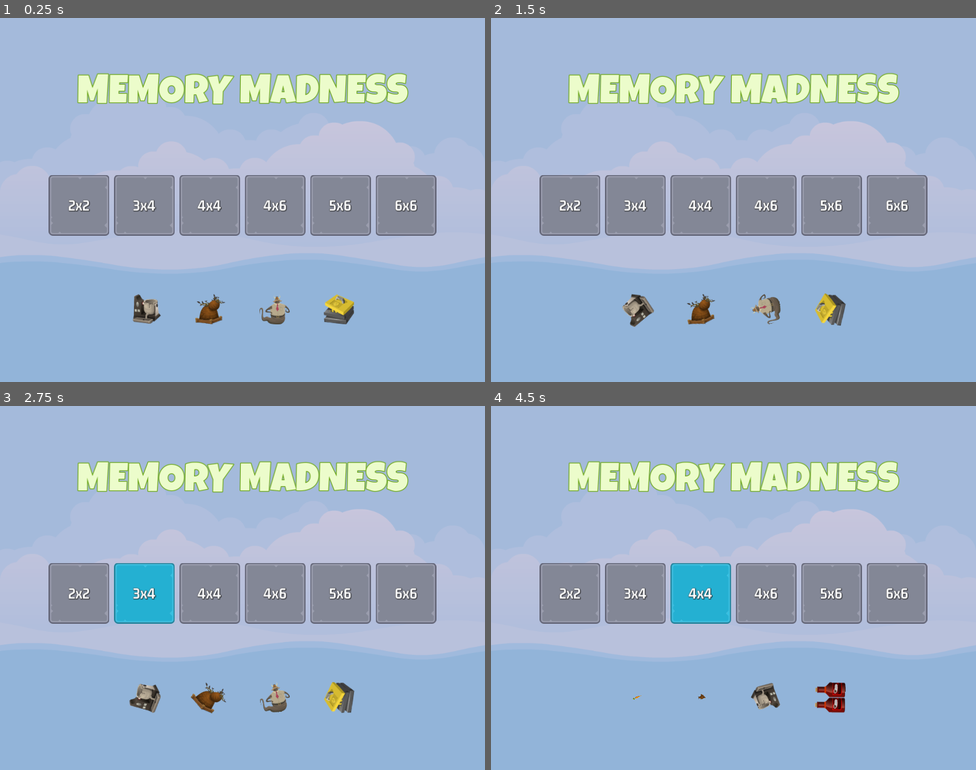
Above: before the commit, frames 1-4 (two rows, left to right).
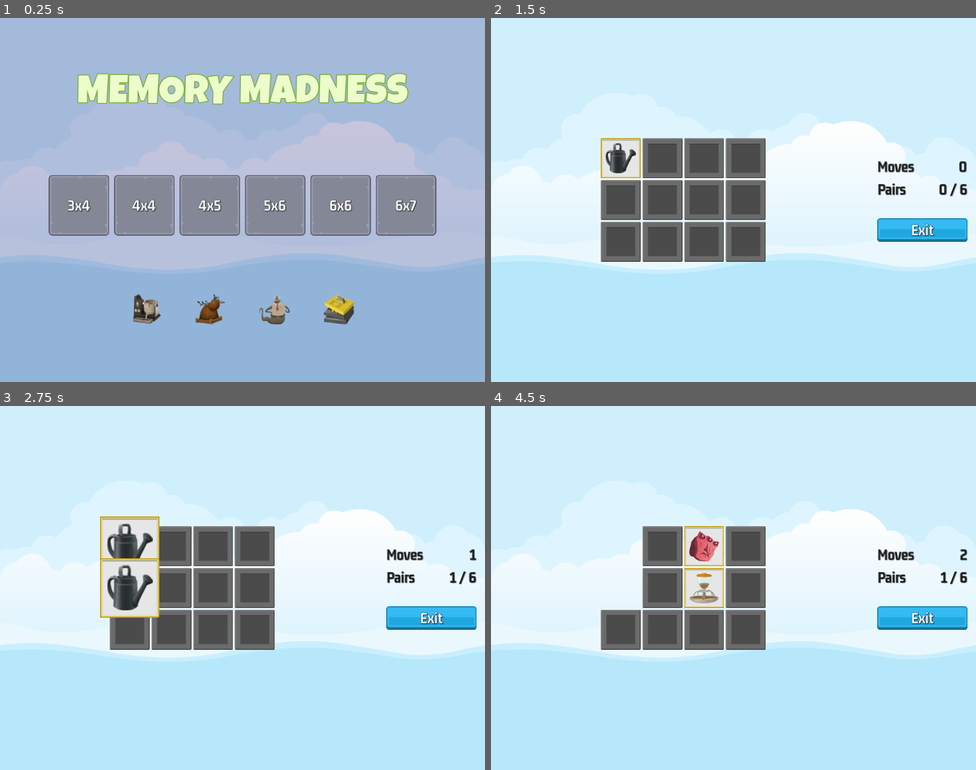
Above: after the commit, the same moments.

Repository: gbelardelli/memory-madness
Game: Godot game, scene res://master_screen/master_screen.tscn
Two runs of this game, one before a commit and one after it. Both use one fixed random seed, a clock stepped at 60 frames per second and the inputs below. Before the commit the project starts from res://master_scene/master_scene.tscn.
Inputs (mouse positions are in pixels of both pictures, inside the frame that each line leads up to):
- Up to frame 1 (0.25 s): no input
- Up to frame 2 (1.5 s): click "2x2" (after the commit: "3x4") at 0.5 s; click (621, 159) at 1.27 s
- Up to frame 3 (2.75 s): click (145, 591) at 2 s, where only the run before the commit has a clickable "3x4"
- Up to frame 4 (4.5 s): click (660, 547) at 2.77 s; click (704, 547) at 3.52 s; click (699, 591) at 4.25 s, where only the run before the commit has a clickable "4x4"

The runs differ from the first frame. In frame 1, 0.5% of the frame differs, in the area x 14-87%, y 50-54%; in frame 2, 99%; in frame 3, 100%; in frame 4, 100%, in the area x 0-100%, y 0-100%.

Commit message:
game logic

Diff:
--- /dev/null
+++ b/assets/GM_32_dark.tres
@@ -0,0 +1,11 @@
+[gd_resource type="LabelSettings" load_steps=2 format=3 uid="uid://d1d20ovs75npp"]
+
+[ext_resource type="FontFile" uid="uid://bpf3xgke5ogl5" path="res://assets/fonts/gemunu-libre-v8-latin-700.ttf" id="1_1sjh0"]
+
+[resource]
+font = ExtResource("1_1sjh0")
+font_size = 32
+font_color = Color(0.109804, 0.109804, 0.109804, 1)
+outline_size = 1
+outline_color = Color(0.117647, 0.117647, 0.117647, 0.545098)
+shadow_color = Color(0, 0, 0, 0.470588)
--- /dev/null
+++ b/game_screen/game_screen.gd
@@ -0,0 +1,39 @@
+extends Control
+
+@export var mem_tile_scene:PackedScene
+
+@onready var sound = $Sound
+@onready var tile_container = $HB/MC1/TileContainer
+@onready var scorer: Scorer = $Scorer
+@onready var moves_label = $HB/MC2/VB/HB/MovesLabel
+@onready var pairs_label = $HB/MC2/VB/HB2/PairsLabel
+
+# Called when the node enters the scene tree for the first time.
+func _ready():
+	SignalManager.on_level_selected.connect(on_level_selected)
+
+
+# Called every frame. 'delta' is the elapsed time since the previous frame.
+func _process(delta):
+	moves_label.text = scorer.get_moves_made_str()
+	pairs_label.text = scorer.get_pairs_made_str()
+
+func add_memory_tile(ii_dict: Dictionary, fi: CompressedTexture2D) -> void:
+	var new_tile = mem_tile_scene.instantiate()
+	tile_container.add_child(new_tile)
+	new_tile.setup(ii_dict,fi)
+
+func on_level_selected(level_num:int):
+	var level_selection = GameManager.get_level_selection(level_num)
+	var frame_image = ImageManager.get_random_frame_image()
+
+	tile_container.columns = level_selection.num_cols
+
+	for ii_dict in level_selection.image_list:
+		add_memory_tile(ii_dict, frame_image)
+
+	scorer.clear_new_game(level_selection.target_pairs)
+
+func _on_exit_button_pressed():
+	SoundManager.play_button_click(sound)
+	SignalManager.on_game_exit_pressed.emit()
--- /dev/null
+++ b/game_screen/game_screen.tscn
@@ -0,0 +1,110 @@
+[gd_scene load_steps=9 format=3 uid="uid://dywopp4o1er17"]
+
+[ext_resource type="LabelSettings" uid="uid://d1d20ovs75npp" path="res://assets/GM_32_dark.tres" id="1_36266"]
+[ext_resource type="Script" path="res://game_screen/game_screen.gd" id="1_d1a1x"]
+[ext_resource type="Texture2D" uid="uid://cqbfrqrsemntd" path="res://assets/ui/blue_button00.png" id="2_adb5w"]
+[ext_resource type="PackedScene" uid="uid://cfmr3bhh8quji" path="res://memory_tile/memory_tile.tscn" id="2_vhqe8"]
+[ext_resource type="Texture2D" uid="uid://cn2dso2lcoorr" path="res://assets/ui/yellow_button00.png" id="3_x10p0"]
+[ext_resource type="Texture2D" uid="uid://bck8oa6r0nqhq" path="res://assets/ui/green_button00.png" id="4_t0dsr"]
+[ext_resource type="LabelSettings" uid="uid://1xos0kg2gbsa" path="res://assets/GM_32_white.tres" id="5_k05xl"]
+[ext_resource type="PackedScene" uid="uid://wfiok7nifp4s" path="res://scorer/scorer.tscn" id="8_3xkfk"]
+
+[node name="GameScreen" type="Control"]
+layout_mode = 3
+anchors_preset = 15
+anchor_right = 1.0
+anchor_bottom = 1.0
+grow_horizontal = 2
+grow_vertical = 2
+script = ExtResource("1_d1a1x")
+mem_tile_scene = ExtResource("2_vhqe8")
+
+[node name="HB" type="HBoxContainer" parent="."]
+layout_mode = 1
+anchors_preset = 15
+anchor_right = 1.0
+anchor_bottom = 1.0
+grow_horizontal = 2
+grow_vertical = 2
+
+[node name="MC1" type="MarginContainer" parent="HB"]
+layout_mode = 2
+size_flags_horizontal = 3
+
+[node name="TileContainer" type="GridContainer" parent="HB/MC1"]
+layout_mode = 2
+size_flags_horizontal = 4
+size_flags_vertical = 4
+
+[node name="MC2" type="MarginContainer" parent="HB"]
+custom_minimum_size = Vector2(200, 0)
+layout_mode = 2
+theme_override_constants/margin_right = 18
+
+[node name="VB" type="VBoxContainer" parent="HB/MC2"]
+layout_mode = 2
+size_flags_vertical = 4
+theme_override_constants/separation = 12
+
+[node name="HB" type="HBoxContainer" parent="HB/MC2/VB"]
+layout_mode = 2
+
+[node name="Label" type="Label" parent="HB/MC2/VB/HB"]
+layout_mode = 2
+size_flags_horizontal = 3
+text = "Moves"
+label_settings = ExtResource("1_36266")
+vertical_alignment = 1
+
+[node name="MovesLabel" type="Label" parent="HB/MC2/VB/HB"]
+layout_mode = 2
+text = "000"
+label_settings = ExtResource("1_36266")
+horizontal_alignment = 2
+vertical_alignment = 1
+
+[node name="HB2" type="HBoxContainer" parent="HB/MC2/VB"]
+layout_mode = 2
+
+[node name="Label" type="Label" parent="HB/MC2/VB/HB2"]
+layout_mode = 2
+size_flags_horizontal = 3
+text = "Pairs"
+label_settings = ExtResource("1_36266")
+vertical_alignment = 1
+
+[node name="PairsLabel" type="Label" parent="HB/MC2/VB/HB2"]
+layout_mode = 2
+text = "0 / 00"
+label_settings = ExtResource("1_36266")
+horizontal_alignment = 2
+vertical_alignment = 1
+
+[node name="Spacer" type="Control" parent="HB/MC2/VB"]
+custom_minimum_size = Vector2(0, 20)
+layout_mode = 2
+
+[node name="ExitButton" type="TextureButton" parent="HB/MC2/VB"]
+layout_mode = 2
+size_flags_horizontal = 4
+texture_normal = ExtResource("2_adb5w")
+texture_pressed = ExtResource("3_x10p0")
+texture_hover = ExtResource("4_t0dsr")
+
+[node name="Label" type="Label" parent="HB/MC2/VB/ExitButton"]
+layout_mode = 1
+anchors_preset = 15
+anchor_right = 1.0
+anchor_bottom = 1.0
+grow_horizontal = 2
+grow_vertical = 2
+text = "Exit"
+label_settings = ExtResource("5_k05xl")
+horizontal_alignment = 1
+vertical_alignment = 1
+
+[node name="Sound" type="AudioStreamPlayer" parent="."]
+
+[node name="Scorer" parent="." instance=ExtResource("8_3xkfk")]
+
+[connection signal="pressed" from="HB/MC2/VB/ExitButton" to="." method="_on_exit_button_pressed"]
--- a/level_button/level_button.gd
+++ b/level_button/level_button.gd
@@ -17,3 +17,4 @@
 
 func _on_pressed():
 	SoundManager.play_button_click(sound)
+	SignalManager.on_level_selected.emit(_level_number)
--- a/master_scene/master_scene.tscn
+++ /dev/null
@@ -1,16 +0,0 @@
-[gd_scene load_steps=3 format=3 uid="uid://dqdy4icef6aew"]
-
-[ext_resource type="Texture2D" uid="uid://cdrnld4x8hubc" path="res://assets/images/backgroundEmpty.png" id="1_tw6wm"]
-[ext_resource type="PackedScene" uid="uid://icrlwnuigp54" path="res://main_screen/main_screen.tscn" id="2_ixls8"]
-
-[node name="MasterScene" type="CanvasLayer"]
-
-[node name="TextureRect" type="TextureRect" parent="."]
-anchors_preset = 15
-anchor_right = 1.0
-anchor_bottom = 1.0
-grow_horizontal = 2
-grow_vertical = 2
-texture = ExtResource("1_tw6wm")
-
-[node name="MainScreen" parent="." instance=ExtResource("2_ixls8")]
--- /dev/null
+++ b/master_screen/master_screen.gd
@@ -0,0 +1,24 @@
+extends CanvasLayer
+
+@onready var main_screen = $MainScreen
+@onready var game_screen = $GameScreen
+@onready var sound = $Sound
+
+
+func _ready():
+	on_game_exit_pressed()
+	SignalManager.on_game_exit_pressed.connect(on_game_exit_pressed)
+	SignalManager.on_level_selected.connect(on_level_selected)
+
+func show_game(s:bool) -> void:
+	game_screen.visible=s
+	main_screen.visible=!s
+
+func on_game_exit_pressed() -> void:
+	show_game(false)
+	GameManager.clear_node_of_group(GameManager.GROUP_TILE)
+	SoundManager.play_sound(sound, SoundManager.SOUND_MAIN_MENU)
+
+func on_level_selected(level_num:int) -> void:
+	show_game(true)
+	SoundManager.play_sound(sound, SoundManager.SOUND_IN_GAME)
--- /dev/null
+++ b/master_screen/master_screen.tscn
@@ -0,0 +1,23 @@
+[gd_scene load_steps=5 format=3 uid="uid://dqdy4icef6aew"]
+
+[ext_resource type="Texture2D" uid="uid://cdrnld4x8hubc" path="res://assets/images/backgroundEmpty.png" id="1_5rpfm"]
+[ext_resource type="Script" path="res://master_screen/master_screen.gd" id="1_uin7f"]
+[ext_resource type="PackedScene" uid="uid://icrlwnuigp54" path="res://main_screen/main_screen.tscn" id="2_f8o8h"]
+[ext_resource type="PackedScene" uid="uid://dywopp4o1er17" path="res://game_screen/game_screen.tscn" id="3_nd8te"]
+
+[node name="MasterScreen" type="CanvasLayer"]
+script = ExtResource("1_uin7f")
+
+[node name="TextureRect" type="TextureRect" parent="."]
+anchors_preset = 15
+anchor_right = 1.0
+anchor_bottom = 1.0
+grow_horizontal = 2
+grow_vertical = 2
+texture = ExtResource("1_5rpfm")
+
+[node name="MainScreen" parent="." instance=ExtResource("2_f8o8h")]
+
+[node name="GameScreen" parent="." instance=ExtResource("3_nd8te")]
+
+[node name="Sound" type="AudioStreamPlayer" parent="."]
--- /dev/null
+++ b/memory_tile/memory_tile.gd
@@ -0,0 +1,48 @@
+extends TextureButton
+
+class_name MemoryTile
+
+@onready var frame_image = $FrameImage
+@onready var item_image = $ItemImage
+
+var _item_name:String
+var _can_select_me:bool=true
+
+func _ready():
+	SignalManager.on_selection_disabled.connect(on_selection_disabled)
+	SignalManager.on_selection_enabled.connect(on_selection_enabled)
+
+func get_item_name() -> String:
+	return _item_name
+
+func reveal(r: bool) -> void:
+	frame_image.visible = r
+	item_image.visible = r
+
+func setup(ii_dict:Dictionary, fi: CompressedTexture2D) -> void:
+	frame_image.texture = fi
+	item_image.texture = ii_dict.item_texture
+	_item_name = ii_dict.item_name
+	reveal(false)
+
+func kill_on_success() -> void:
+	z_index = 1
+	var tween:Tween = get_tree().create_tween()
+	tween.set_parallel(true)
+	tween.tween_property(self, "disabled", true, 0)
+	tween.tween_property(self, "rotation", deg_to_rad(720), 0.5)
+	tween.tween_property(self, "scale", Vector2(1.5,1.5), 0.5)
+	tween.set_parallel(false)
+	tween.tween_interval(0.6)
+	tween.tween_property(self, "scale", Vector2(0,0), 0)
+
+func on_selection_disabled() -> void:
+	_can_select_me=false
+
+func on_selection_enabled() -> void:
+	_can_select_me=true
+
+
+func _on_pressed():
+	if _can_select_me == true:
+		SignalManager.on_tile_selected.emit(self)
--- /dev/null
+++ b/memory_tile/memory_tile.tscn
@@ -0,0 +1,56 @@
+[gd_scene load_steps=5 format=3 uid="uid://cfmr3bhh8quji"]
+
+[ext_resource type="Texture2D" uid="uid://bg0shqomxtjdd" path="res://assets/frames/hidden_frame_blank.png" id="1_7r5ud"]
+[ext_resource type="Texture2D" uid="uid://guqu55vltn5v" path="res://assets/frames/blue_frame.png" id="2_2nwcy"]
+[ext_resource type="Script" path="res://memory_tile/memory_tile.gd" id="2_yvj22"]
+[ext_resource type="Texture2D" uid="uid://begkbregoe882" path="res://assets/glitch/banana.png" id="3_ypnbw"]
+
+[node name="MemoryTile" type="TextureButton" groups=["tile"]]
+anchors_preset = 8
+anchor_left = 0.5
+anchor_top = 0.5
+anchor_right = 0.5
+anchor_bottom = 0.5
+offset_left = -42.0
+offset_top = -42.0
+offset_right = 42.0
+offset_bottom = 42.0
+grow_horizontal = 2
+grow_vertical = 2
+pivot_offset = Vector2(42, 42)
+texture_normal = ExtResource("1_7r5ud")
+script = ExtResource("2_yvj22")
+
+[node name="FrameImage" type="TextureRect" parent="."]
+layout_mode = 1
+anchors_preset = 8
+anchor_left = 0.5
+anchor_top = 0.5
+anchor_right = 0.5
+anchor_bottom = 0.5
+offset_left = -42.0
+offset_top = -42.0
+offset_right = 42.0
+offset_bottom = 42.0
+grow_horizontal = 2
+grow_vertical = 2
+pivot_offset = Vector2(42, 42)
+texture = ExtResource("2_2nwcy")
+
+[node name="ItemImage" type="TextureRect" parent="."]
+layout_mode = 1
+anchors_preset = 8
+anchor_left = 0.5
+anchor_top = 0.5
+anchor_right = 0.5
+anchor_bottom = 0.5
+offset_left = -32.0
+offset_top = -32.0
+offset_right = 32.0
+offset_bottom = 32.0
+grow_horizontal = 2
+grow_vertical = 2
+pivot_offset = Vector2(32, 32)
+texture = ExtResource("3_ypnbw")
+
+[connection signal="pressed" from="." to="." method="_on_pressed"]
--- a/project.godot
+++ b/project.godot
@@ -11,12 +11,13 @@
 [application]
 
 config/name="Memory-madness"
-run/main_scene="res://master_scene/master_scene.tscn"
+run/main_scene="res://master_screen/master_screen.tscn"
 config/features=PackedStringArray("4.1", "Mobile")
 config/icon="res://icon.png"
 
 [autoload]
 
+SignalManager="*res://singletons/signal_manager.gd"
 ImageManager="*res://singletons/image_manager.gd"
 SoundManager="*res://singletons/sound_manager.gd"
 GameManager="*res://singletons/game_manager.gd"
--- /dev/null
+++ b/scorer/scorer.gd
@@ -0,0 +1,80 @@
+extends Node
+
+class_name Scorer
+
+@onready var sound = $Sound
+@onready var reveal_timer = $RevealTimer
+
+var _selections: Array = []
+var _target_pairs: int = 0
+var _moves_made: int = 0
+var _pairs_made: int = 0
+
+func _ready():
+	SignalManager.on_tile_selected.connect(on_tile_selected)
+	SignalManager.on_game_exit_pressed.connect(on_game_exit_pressed)
+
+func _process(delta):
+	pass
+
+func get_moves_made_str() -> String:
+	return str(_moves_made)
+
+func get_pairs_made_str() -> String:
+	return "%s / %s" % [_pairs_made, _target_pairs]
+
+func clear_new_game(target_pairs:int) -> void:
+	_selections.clear()
+	_pairs_made = 0
+	_moves_made = 0
+	_target_pairs = target_pairs
+
+
+func selections_are_pair() -> bool:
+	return (
+		_selections[0].get_instance_id() != _selections[1].get_instance_id()
+		and
+		_selections[0].get_item_name() == _selections[1].get_item_name()
+		)
+
+func kill_tiles() -> void:
+	for s in _selections:
+		s.kill_on_success()
+
+	_pairs_made += 1
+	SoundManager.play_sound(sound, SoundManager.SOUND_SUCCESS)
+
+func update_selections() -> void:
+	reveal_timer.start()
+	if selections_are_pair() == true:
+		kill_tiles()
+
+func check_pair_made(tile:MemoryTile) ->void:
+	tile.reveal(true)
+	_selections.append(tile)
+
+	if _selections.size() != 2:
+		return
+
+	SignalManager.on_selection_disabled.emit()
+	_moves_made += 1
+
+	update_selections()
+
+func hide_selections() -> void:
+	for s in _selections:
+		s.reveal(false)
+
+func on_tile_selected(tile:MemoryTile) -> void:
+	SoundManager.play_tile_click(sound)
+	check_pair_made(tile)
+
+func _on_reveal_timer_timeout():
+	if selections_are_pair() == false:
+		hide_selections()
+
+	_selections.clear()
+	SignalManager.on_selection_enabled.emit()
+
+func on_game_exit_pressed() -> void:
+	reveal_timer.stop()
--- /dev/null
+++ b/scorer/scorer.tscn
@@ -0,0 +1,14 @@
+[gd_scene load_steps=2 format=3 uid="uid://wfiok7nifp4s"]
+
+[ext_resource type="Script" path="res://scorer/scorer.gd" id="1_08sp3"]
+
+[node name="Scorer" type="Node"]
+script = ExtResource("1_08sp3")
+
+[node name="Sound" type="AudioStreamPlayer" parent="."]
+
+[node name="RevealTimer" type="Timer" parent="."]
+wait_time = 1.2
+one_shot = true
+
+[connection signal="timeout" from="RevealTimer" to="." method="_on_reveal_timer_timeout"]
--- a/singletons/game_manager.gd
+++ b/singletons/game_manager.gd
@@ -1,11 +1,36 @@
 extends Node
 
+const GROUP_TILE: String = "tile"
 
 const LEVELS: Dictionary = {
-	1: { "rows": 2, "cols": 2 },
-	2: { "rows": 3, "cols": 4 },
-	3: { "rows": 4, "cols": 4 },
-	4: { "rows": 4, "cols": 6 },
-	5: { "rows": 5, "cols": 6 },
-	6: { "rows": 6, "cols": 6 }
+	1: { "rows": 3, "cols": 4 },
+	2: { "rows": 4, "cols": 4 },
+	3: { "rows": 4, "cols": 5 },
+	4: { "rows": 5, "cols": 6 },
+	5: { "rows": 6, "cols": 6 },
+	6: { "rows": 6, "cols": 7 }
 }
+
+func get_level_selection(level_num:int) -> Dictionary:
+	var lvl_data=LEVELS[level_num]
+	var num_tiles = lvl_data.rows * lvl_data.cols
+	var target_pairs: int = num_tiles / 2
+	var selected_level_images = []
+
+	ImageManager.shuffle_images()
+	for i in range(target_pairs):
+		selected_level_images.append(ImageManager.get_image(i))
+		selected_level_images.append(ImageManager.get_image(i))
+
+	selected_level_images.shuffle()
+	selected_level_images.shuffle()
+
+	return {
+		"target_pairs": target_pairs,
+		"num_cols": lvl_data.cols,
+		"image_list": selected_level_images
+	}
+
+func clear_node_of_group(group:String) -> void:
+	for n in get_tree().get_nodes_in_group(group):
+		n.queue_free()
--- a/singletons/image_manager.gd
+++ b/singletons/image_manager.gd
@@ -1,4 +1,11 @@
 extends Node
+
+const FRAME_IMAGES: Array =[
+	preload("res://assets/frames/blue_frame.png"),
+	preload("res://assets/frames/red_frame.png"),
+	preload("res://assets/frames/yellow_frame.png"),
+	preload("res://assets/frames/green_frame.png")
+]
 
 var _item_images: Array = []
 
@@ -30,3 +37,12 @@
 
 func get_random_item_image() -> Dictionary:
 	return _item_images.pick_random()
+
+func get_image(index:int) -> Dictionary:
+	return _item_images[index]
+
+func get_random_frame_image() -> CompressedTexture2D:
+	return FRAME_IMAGES.pick_random()
+
+func shuffle_images() -> void:
+	_item_images.shuffle()
--- /dev/null
+++ b/singletons/signal_manager.gd
@@ -0,0 +1,7 @@
+extends Node
+
+signal on_level_selected(level_num:int)
+signal on_game_exit_pressed
+signal on_selection_enabled
+signal on_selection_disabled
+signal on_tile_selected(tile: MemoryTile)
--- a/singletons/sound_manager.gd
+++ b/singletons/sound_manager.gd
@@ -28,3 +28,6 @@
 
 func play_button_click(player: AudioStreamPlayer) -> void:
 	play_sound(player, SOUND_SELECT_BUTTON)
+
+func play_tile_click(player: AudioStreamPlayer) -> void:
+	play_sound(player, SOUND_SELECT_TILE)
Not shown, changed: assets/sounds/bgm_action_3.mp3.import
Not shown, changed: assets/sounds/bgm_action_4.mp3.import
